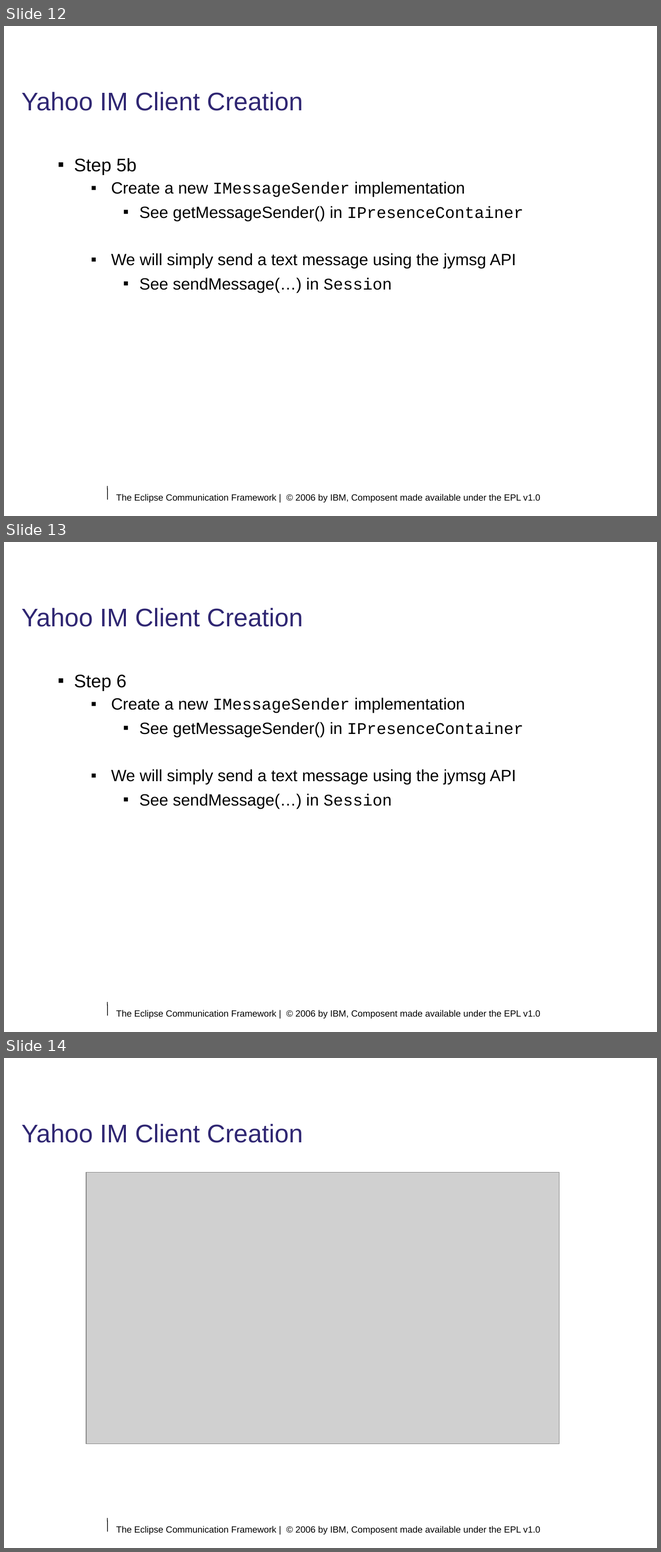
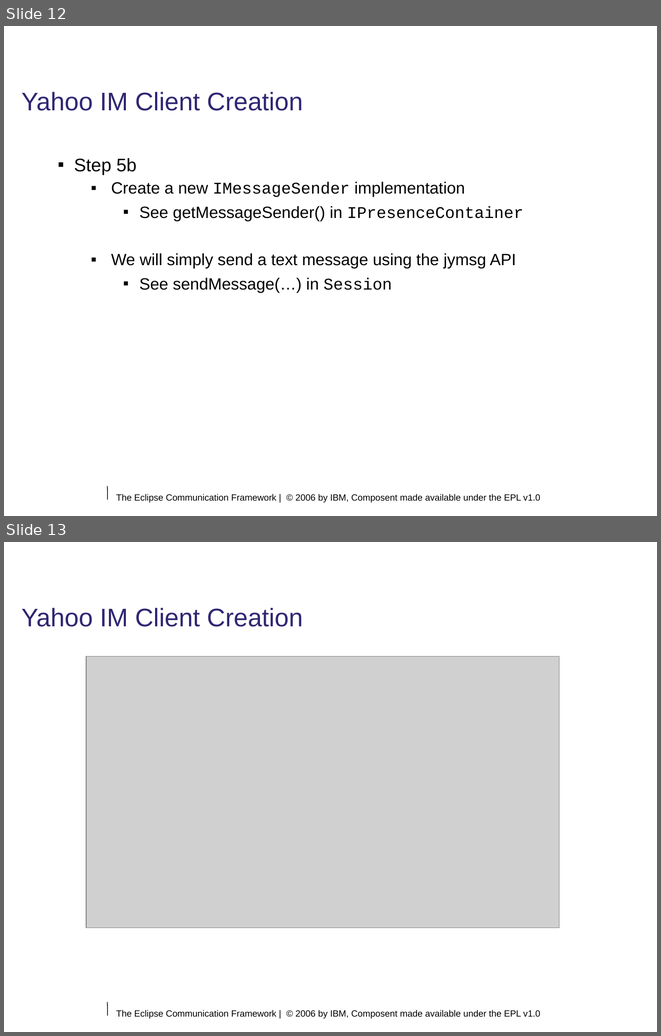
Before and after one commit to eclipse/ecf, a slide deck: doc/tutorials/EclipseCON 2006/module2.odp. Shown one above the other, each under a label of ours: slides 12, 13 and 14 before the commit, slides 12 and 13 after it. The pictures are 661x1552 and 661x1036 pixels, drawn with LibreOffice and Linux fonts; fonts in the diff are those of the drawing; grey boxes stand for pictures; background and template pictures are left out. Boxes give left, top, right and bottom in pixels: in the first picture for what was removed or moved away, otherwise in the second. Text is boxed around its words. In the diff, an @@ line names an element or a change of style, - is before the commit and + after.

```diff
--- a/doc/tutorials/EclipseCON 2006/module2.odp
+++ b/doc/tutorials/EclipseCON 2006/module2.odp
@@ slide 13 removed at [4, 542, 657, 1032], background #FFFFFF; not listed: 2 template elements that a slide beside it also shows @@
@@ title removed at [21, 608, 303, 627] @@
-Yahoo IM Client Creation
@@ text removed at [74, 674, 523, 808] @@
-▪ Step 6
-  ▪ Create a new IMessageSender implementation
-    ▪ See getMessageSender() in IPresenceContainer
-  ▪ We will simply send a text message using the jymsg API
-    ▪ See sendMessage(…) in Session
@@ what was slide 14 is now slide 13 @@
```
Also in this commit, not shown: 3 slides changed, 1 slide added, 1 other file.
